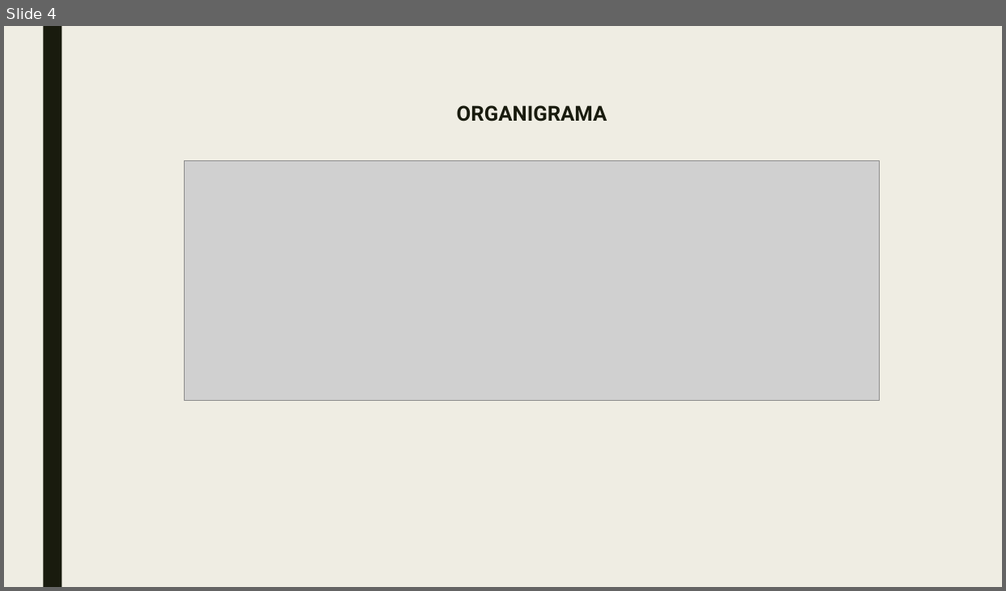
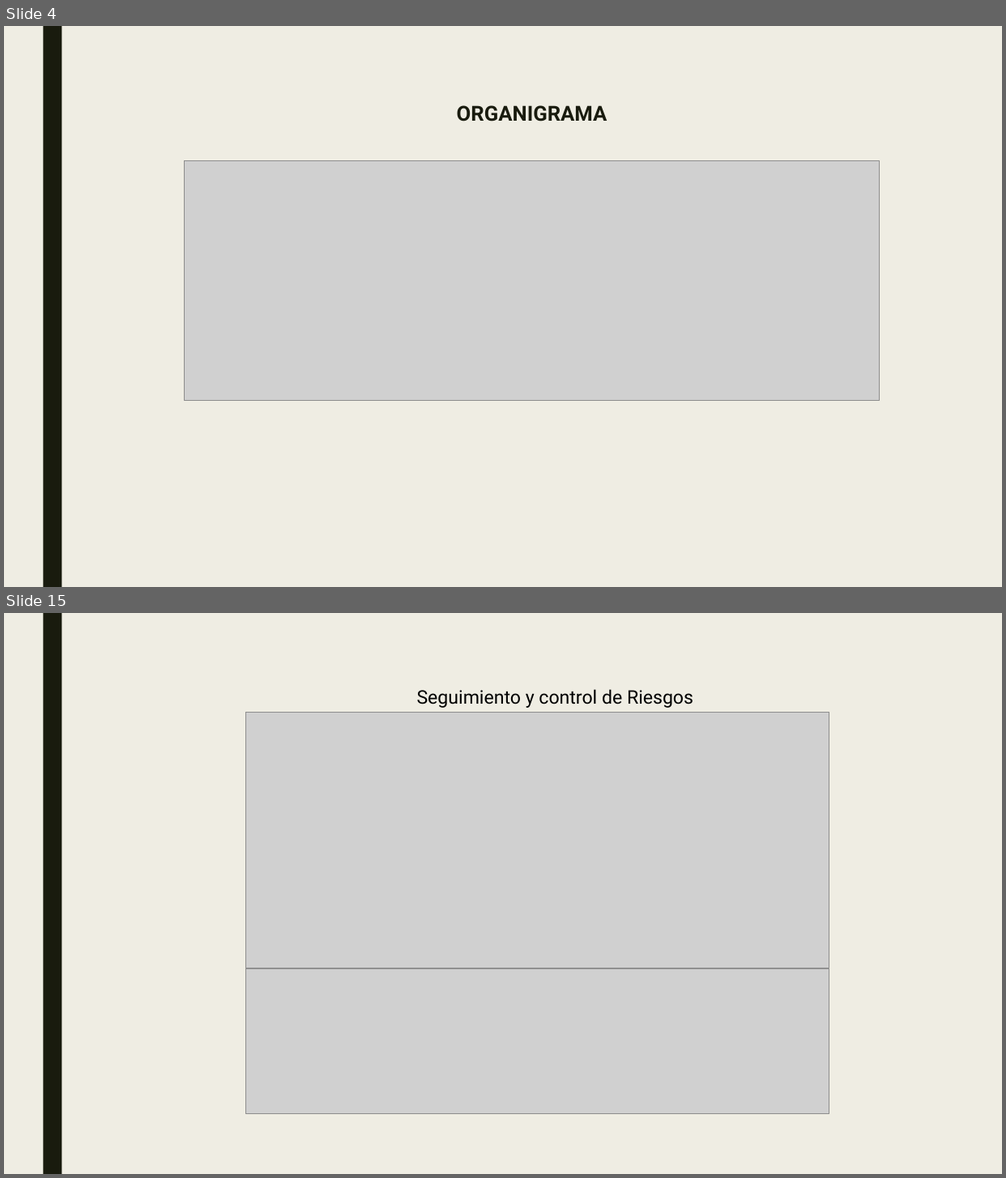
Before and after one commit to SM-ROOT/SM-ROOT, a slide deck: 9°A/Integradora/diapositiva/SM-ROOT_APPMO-SP.pptx. Shown one above the other, each under a label of ours: slide 4 before the commit, slides 4 and 15 after it; the slides between them are not shown. The pictures are 1006x591 and 1006x1178 pixels, drawn with LibreOffice and Linux fonts; fonts in the diff are those of the drawing; grey boxes stand for pictures. Boxes give left, top, right and bottom in pixels: in the first picture for what was removed or moved away, otherwise in the second. Text is boxed around its words. In the diff, an @@ line names an element or a change of style, - is before the commit and + after.

```diff
--- a/9°A/Integradora/diapositiva/SM-ROOT_APPMO-SP.pptx
+++ b/9°A/Integradora/diapositiva/SM-ROOT_APPMO-SP.pptx
@@ slide 15 added at [4, 613, 1002, 1174], background #EFEDE3; not listed: 1 template element that a slide beside it also shows @@
@@ text added at [417, 689, 693, 708], 18 pt, text #000000 @@
+Seguimiento y control de Riesgos
@@ picture added at [246, 713, 829, 969] @@
@@ picture added at [246, 969, 829, 1114] @@
```
Also in this commit, not shown: 2 slides changed, 16 other slides added, 1 slide removed, 3 other files.
